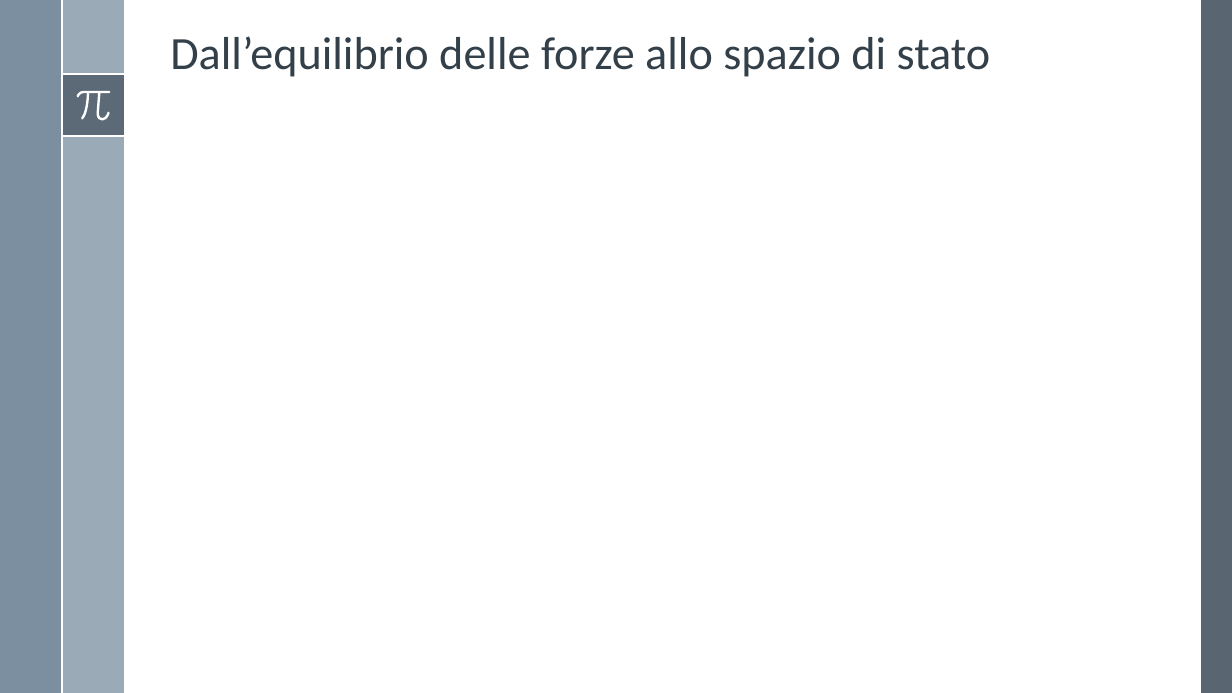
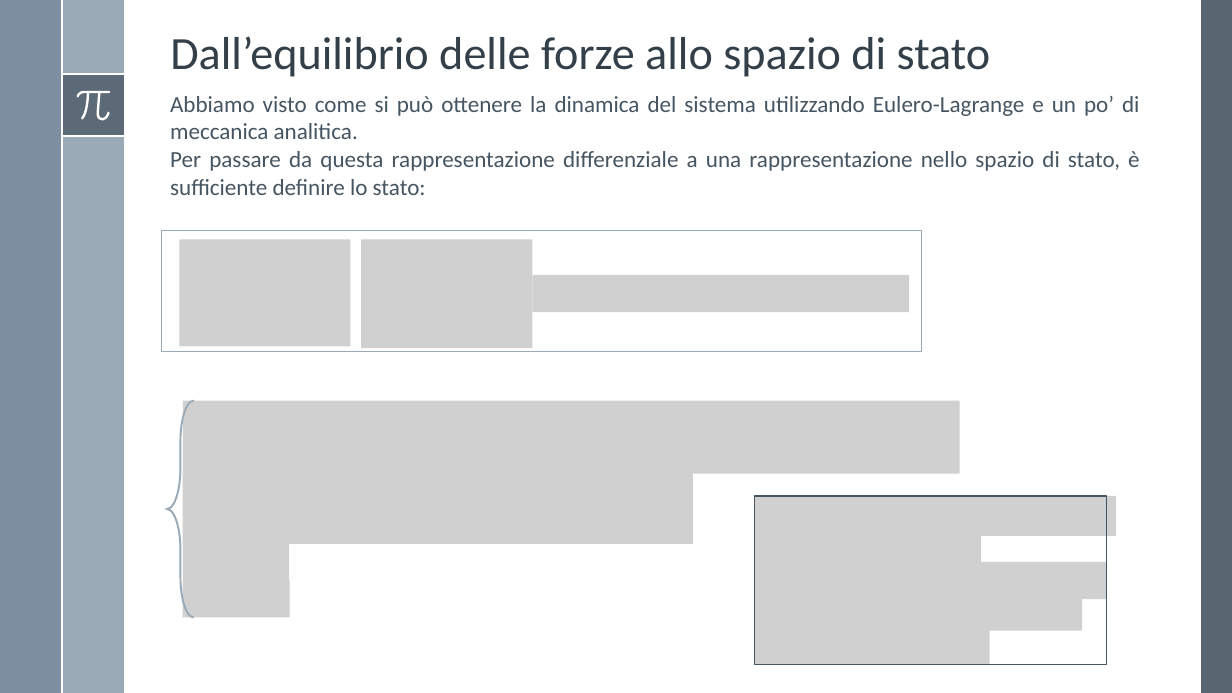
Before and after one commit to Alfystar/mv-Project, a slide deck: slide 2 of 00_Relazione/Simulazione sistema e Modello di controllo/Simulazione e Controllo.pptx. Drawn at 1232x693 pixels with LibreOffice and Linux fonts; fonts in the diff are those of the drawing; grey boxes stand for pictures. Boxes give left, top, right and bottom in pixels: in the first picture for what was removed or moved away, otherwise in the second. Text is boxed around its words. In the diff, an @@ line names an element or a change of style, - is before the commit and + after.

```diff
--- a/00_Relazione/Simulazione sistema e Modello di controllo/Simulazione e Controllo.pptx
+++ b/00_Relazione/Simulazione sistema e Modello di controllo/Simulazione e Controllo.pptx
@@ text added at [170, 96, 1139, 195], 18 pt, text #465562 @@
+Abbiamo visto come si può ottenere la dinamica del sistema utilizzando Eulero-Lagrange e un po’ di meccanica analitica.
+Per passare da questa rappresentazione differenziale a una rappresentazione nello spazio di stato, è sufficiente definire lo stato:
@@ group added at [161, 230, 921, 351]: 3 pictures, 1 rectangle @@
@@ group added at [167, 401, 960, 618]: 4 pictures, 1 left brace @@
@@ group added at [754, 496, 1116, 665]: 5 pictures, 1 rectangle @@
```
Also in this commit, not shown: 3 other slides changed, 2 slides added, 2 slides removed, 4 other files.
